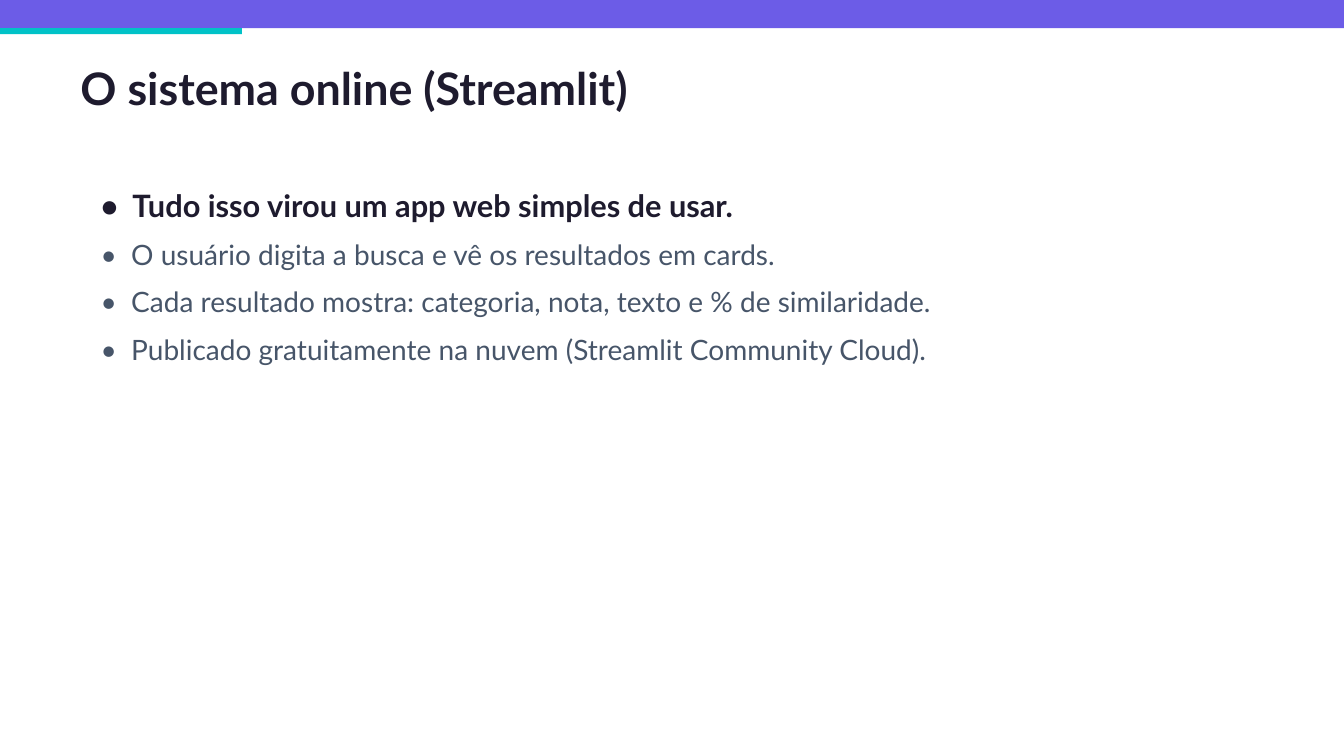
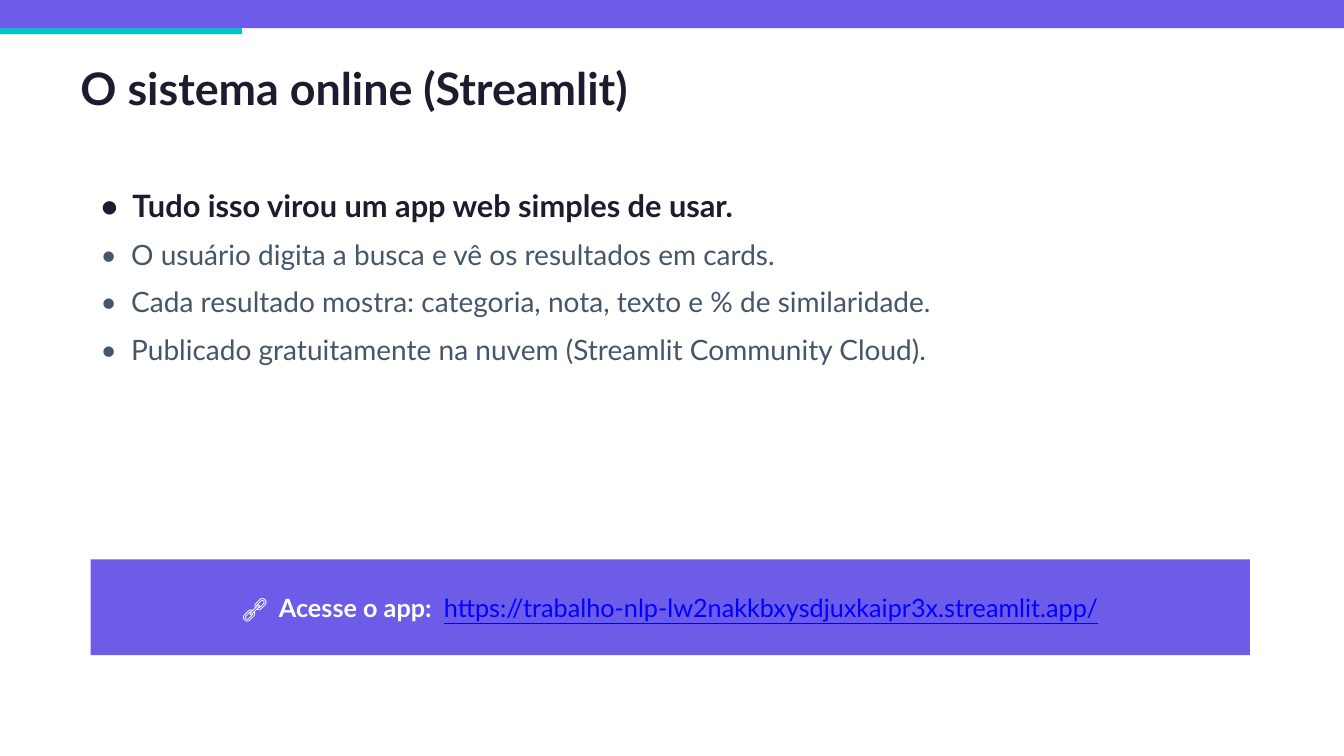
Before and after one commit to CesarFonseca13/Trabalho-NLP, a slide deck: slide 11 of Apresentacao_NLP.pptx. Drawn at 1344x756 pixels with LibreOffice and Linux fonts; fonts in the diff are those of the drawing. Boxes give left, top, right and bottom in pixels: in the first picture for what was removed or moved away, otherwise in the second. Text is boxed around its words. In the diff, an @@ line names an element or a change of style, - is before the commit and + after.

```diff
--- a/Apresentacao_NLP.pptx
+++ b/Apresentacao_NLP.pptx
@@ rectangle added at bbox=[91, 560, 1250, 655], fill #6C5CE7, 18 pt, text #0000FF, underline @@
+🔗 Acesse o app: https://trabalho-nlp-lw2nakkbxysdjuxkaipr3x.streamlit.app/
```
Also in this commit, not shown: 2 other files.
